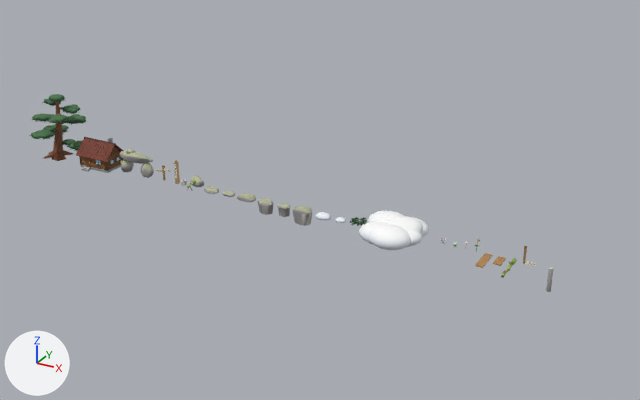
One commit to the Blender file blender/mountain_kit.blend: the scene before it, then after it.
Before and after are seen from a camera (50 mm lens) standing at (308.0, -280.0, 147.0) and looking at (151.0, 5.0, 4.0). Arrows for +X, +Y and +Z are at lower left; the lights stay in place. The picture after the commit comes second.

Names of what the first picture shows: 'Mtn_CloudPuff', 'Mtn_Haimatsu', 'Mtn_Hut', 'Mtn_Log', 'Mtn_Pine', 'Mtn_Plank', 'Mtn_PlankShort', 'Mtn_RockArch', 'Mtn_SignPost', 'Mtn_Slab_A', 'Mtn_Slab_B', 'Mtn_Slab_C', 'Mtn_SnowMound_A', 'Mtn_Spout', 'Mtn_StairSlab_A', 'Mtn_StairSlab_B', 'Mtn_StairSlab_C', 'Mtn_StepPillar', 'Mtn_SummitPost' and 2 more.
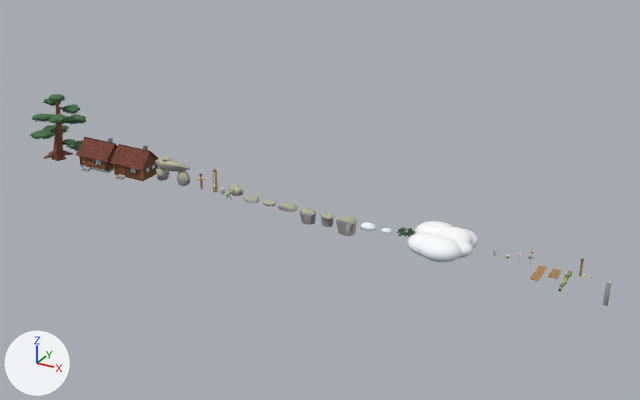
Boxes [x1, y1, x2, y2] around the edits, measured in the pictures (640 x 400 px):
'Mtn_CloudPuff', moved
    before: [359, 211, 429, 250]
    after: [407, 221, 479, 262]
'Mtn_Hut_Col', added (brown)
    after: [110, 144, 159, 181]
'Mtn_RockArch', moved
    before: [120, 148, 154, 178]
    after: [155, 156, 191, 186]
'Mtn_StairSlab_C', moved
    before: [292, 206, 313, 226]
    after: [336, 216, 357, 236]
'Mtn_StairSlab_A', moved
    before: [257, 199, 273, 215]
    after: [300, 208, 316, 225]
'Mtn_StairSlab_B', moved
    before: [277, 203, 290, 217]
    after: [320, 213, 334, 227]
'Mtn_Spout', moved
    before: [187, 176, 204, 190]
    after: [226, 184, 243, 200]
'Mtn_Plank', moved
    before: [475, 253, 493, 268]
    after: [530, 265, 547, 281]
'Mtn_Slab_C', moved
    before: [237, 194, 256, 202]
    after: [278, 203, 298, 212]
'Mtn_StepPillar', moved
    before: [546, 267, 553, 292]
    after: [603, 281, 611, 306]
'Mtn_SummitPost', moved
    before: [174, 161, 180, 184]
    after: [212, 169, 218, 193]
'Mtn_SnowMound_A', moved
    before: [315, 212, 331, 220]
    after: [360, 222, 376, 231]
'Mtn_Haimatsu', moved
    before: [349, 217, 367, 226]
    after: [396, 228, 415, 237]
'Mtn_Slab_A', moved
    before: [204, 186, 219, 194]
    after: [244, 195, 259, 203]
'Mtn_Log', moved
    before: [501, 258, 517, 278]
    after: [558, 271, 572, 292]
'Mtn_PlankShort', moved
    before: [492, 256, 506, 266]
    after: [548, 269, 561, 279]
'Mtn_Slab_B', moved
    before: [223, 191, 235, 197]
    after: [263, 200, 276, 206]
'Mtn_SignPost', moved
    before: [523, 246, 527, 264]
    after: [579, 258, 584, 277]

What the commit changed:
Mesh me_mtn_hut_col is new.
It has 1248 vertices, 347 faces and spans x -8.9..8.9, y -8.4..6.6, z -0.3..12.9.
It uses material mat_vertexcolor.
Object 'Mtn_RockArch' (ob_mtn_rockarch) moves from (61.8, 0.0, 0.0) to (81.6, 0.0, 0.0).
Object 'Mtn_SummitPost' (ob_mtn_summitpost) moves from (84.1, 0.0, 0.0) to (103.9, 0.0, 0.0).
Object 'Mtn_Spout' (ob_mtn_spout) moves from (93.7, 0.0, 0.0) to (113.5, 0.0, 0.0).
Object 'Mtn_Slab_A' (ob_mtn_slab_a) moves from (102.4, 0.0, 0.0) to (122.2, 0.0, 0.0).
Object 'Mtn_Slab_B' (ob_mtn_slab_b) moves from (110.7, 0.0, 0.0) to (130.5, 0.0, 0.0).
Object 'Mtn_Slab_C' (ob_mtn_slab_c) moves from (119.5, 0.0, 0.0) to (139.3, 0.0, 0.0).
Object 'Mtn_StairSlab_A' (ob_mtn_stairslab_a) moves from (129.0, 0.0, 0.0) to (148.8, 0.0, 0.0).
Object 'Mtn_StairSlab_B' (ob_mtn_stairslab_b) moves from (137.3, 0.0, 0.0) to (157.1, 0.0, 0.0).
Object 'Mtn_StairSlab_C' (ob_mtn_stairslab_c) moves from (146.1, 0.0, 0.0) to (165.9, 0.0, 0.0).
Object 'Mtn_SnowMound_A' (ob_mtn_snowmound_a) moves from (155.5, 0.0, 0.0) to (175.3, 0.0, 0.0).
Object 'Mtn_Haimatsu' (ob_mtn_haimatsu) moves from (171.2, 0.0, 0.0) to (191.0, 0.0, 0.0).
Object 'Mtn_CloudPuff' (ob_mtn_cloudpuff) moves from (189.9, 0.0, 0.0) to (209.7, 0.0, 0.0).
Object 'Mtn_Plank' (ob_mtn_plank) moves from (223.7, 0.0, 0.0) to (243.5, 0.0, 0.0).
Object 'Mtn_PlankShort' (ob_mtn_plankshort) moves from (228.7, 0.0, 0.0) to (248.5, 0.0, 0.0).
Object 'Mtn_Log' (ob_mtn_log) moves from (233.1, 0.0, 0.0) to (252.9, 0.0, 0.0).
Object 'Mtn_SignPost' (ob_mtn_signpost) moves from (236.6, 0.0, 0.0) to (256.4, 0.0, 0.0).
Object 'Mtn_StepPillar' (ob_mtn_steppillar) moves from (246.3, 0.0, 0.0) to (266.1, 0.0, 0.0).
Object 'Mtn_Hut_Col' (ob_mtn_hut_col) is new; it shows me_mtn_hut_col.
Its location is (61.7, 0.0, 0.0).
